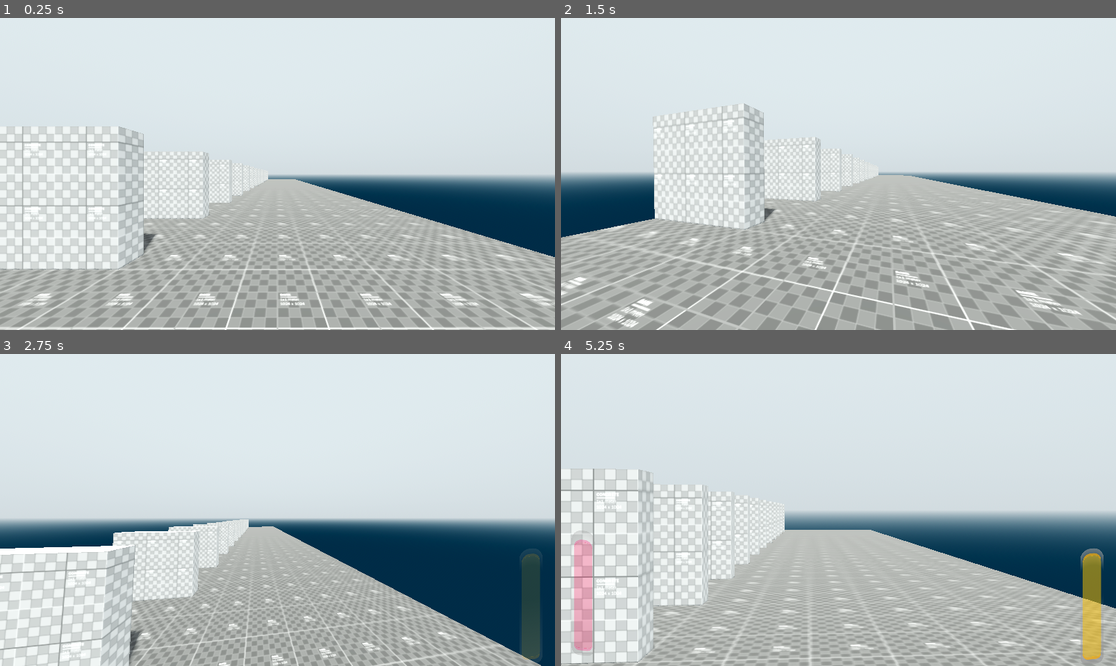
Above: before the commit, frames 1-4 (two rows, left to right).
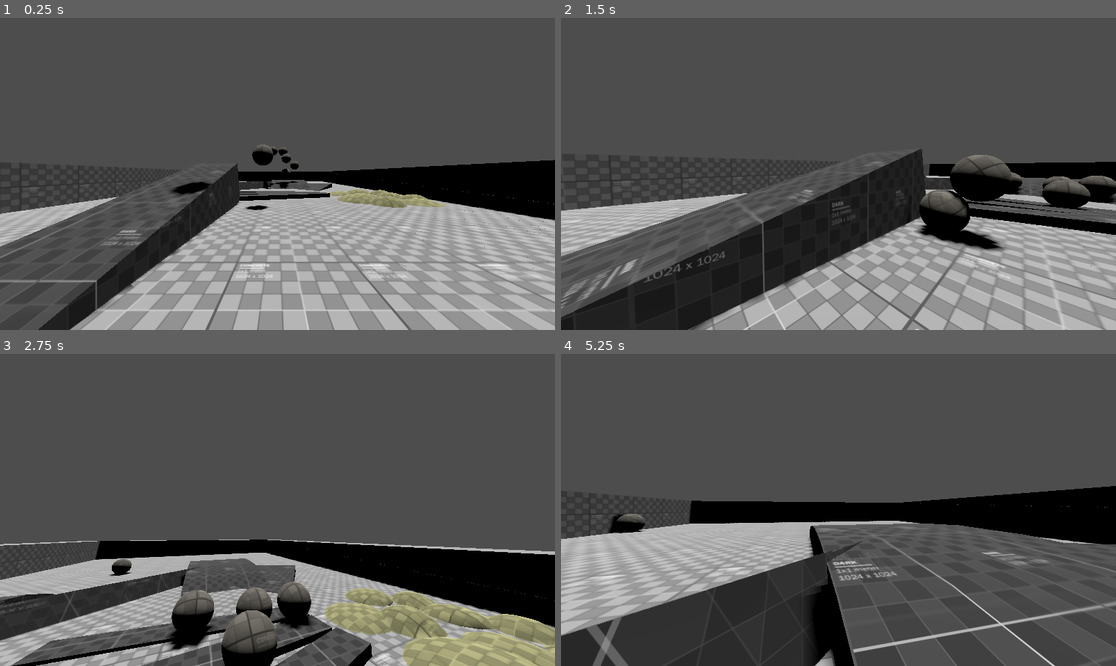
Above: after the commit, the same moments.

Repository: lithopsiouu/TRIMOLT
Game: Godot game, scene res://Scenes/Test/TestRoom08.tscn
Same seed, same stepped clock (60 frames per second), same inputs: the game is played once before the commit and once after it. Before the commit the project starts from res://Scenes/Test/TestRoom07.tscn.
Inputs (mouse positions are in pixels of both pictures, inside the frame that each line leads up to):
- Up to frame 1 (0.25 s): no input
- Up to frame 2 (1.5 s): tap Enter (ui_accept) at 0.5 s; move the mouse to (866, 174) at 0.52 s; hold Space (Jump) 0.53-1.28 s; hold W (Forward) from 0.53 s (still down); move the mouse to (810, 174) at 1.27 s; tap Ctrl (Crouch) at 1.35 s
- Up to frame 3 (2.75 s): keep holding W (Forward); tap Space (Jump) at 1.52, 1.55, 1.82, 2.3 s; move the mouse to (288, 503) at 2.02 s; hold Shift (Sprint) from 2.03 s (still down)
- Up to frame 4 (5.25 s): keep holding W (Forward); move the mouse to (832, 516) at 2.77 s; release Shift (Sprint) at 2.78 s; tap Mouse wheel down (scroll_down) at 2.85 s; tap Space (Jump) at 3.02, 3.05, 3.32, 3.77, 3.8, 4.07, 4.52, 4.55, 4.82 s; move the mouse to (877, 513) at 3.52 s; hold Mouse wheel up (scroll_up) 3.53-4.28 s; move the mouse to (794, 506) at 4.27 s; tap Q at 4.35 s; move the mouse to (844, 510) at 5.02 s; hold Space (Jump) from 5.03 s (still down)

The runs differ from the first frame. In frame 1, 86% of the frame differs, in the area x 0-100%, y 0-100%; in frame 2, 90%; in frame 3, 96%; in frame 4, 98%.

Commit message:
rework player movement
created new player controller
controller is physics-based
controller can interact with phys objs
no phys-reactive pushing yet
no crouching yet
controller does not rotate movement with view

Diff:
--- /dev/null
+++ b/Assets/Entities/Physics/ball.tscn
@@ -0,0 +1,24 @@
+[gd_scene load_steps=4 format=3 uid="uid://bgc0y5lq4bv37"]
+
+[ext_resource type="Material" uid="uid://cexymhne5hrbv" path="res://Assets/Materials/tile_concrete_moodyYellow.tres" id="1_28445"]
+
+[sub_resource type="SphereShape3D" id="SphereShape3D_i3wjr"]
+radius = 0.25
+
+[sub_resource type="SphereMesh" id="SphereMesh_fn8fn"]
+material = ExtResource("1_28445")
+radius = 0.25
+height = 0.5
+
+[node name="Ball" type="RigidBody3D"]
+process_mode = 3
+physics_interpolation_mode = 1
+transform = Transform3D(1, 0, 0, 0, 1, 0, 0, 0, 1, 0.813094, 1.59932, -1.71236)
+collision_layer = 2
+collision_mask = 1795
+
+[node name="CollisionShape3D" type="CollisionShape3D" parent="."]
+shape = SubResource("SphereShape3D_i3wjr")
+
+[node name="Mesh" type="MeshInstance3D" parent="."]
+mesh = SubResource("SphereMesh_fn8fn")
--- a/Assets/Entities/Player/player.tscn
+++ b/Assets/Entities/Player/player.tscn
@@ -45,6 +45,7 @@
 axis_lock_angular_y = true
 axis_lock_angular_z = true
 platform_floor_layers = 4294902016
+platform_wall_layers = 512
 script = ExtResource("1_rq5mj")
 
 [node name="Collider" type="CollisionShape3D" parent="Body"]
--- /dev/null
+++ b/Assets/Materials/Physics/PlayerPhysMaterial.tres
@@ -0,0 +1,4 @@
+[gd_resource type="PhysicsMaterial" format=3 uid="uid://6u3ecb4i6wfg"]
+
+[resource]
+friction = 0.0
--- /dev/null
+++ b/Scenes/Test/TestRoom08.tscn
@@ -0,0 +1,287 @@
+[gd_scene load_steps=14 format=3 uid="uid://c6fd1pm3iaj4m"]
+
+[ext_resource type="Material" uid="uid://bclljgmw3n7ur" path="res://Assets/Materials/tile_concrete_white.tres" id="1_ak0bk"]
+[ext_resource type="Material" uid="uid://cbhhpnpt0jj6n" path="res://Assets/Materials/tile_dark.tres" id="2_1hw4c"]
+[ext_resource type="Material" uid="uid://cmqeeb11r3ork" path="res://Assets/Materials/tile_concrete_yellow.tres" id="3_0nqo3"]
+[ext_resource type="PackedScene" uid="uid://bgc0y5lq4bv37" path="res://Assets/Entities/Physics/ball.tscn" id="5_em304"]
+[ext_resource type="Material" uid="uid://cexymhne5hrbv" path="res://Assets/Materials/tile_concrete_moodyYellow.tres" id="5_pu3x1"]
+[ext_resource type="PhysicsMaterial" uid="uid://6u3ecb4i6wfg" path="res://Assets/Materials/Physics/PlayerPhysMaterial.tres" id="6_b637c"]
+[ext_resource type="Material" uid="uid://wm1sb5jonltv" path="res://Assets/Materials/tile_concrete_teal.tres" id="6_e015r"]
+[ext_resource type="Script" path="res://Scenes/Test/rigid_body_player.gd" id="7_u6bac"]
+
+[sub_resource type="SphereShape3D" id="SphereShape3D_i3wjr"]
+radius = 0.25
+
+[sub_resource type="SphereMesh" id="SphereMesh_fn8fn"]
+material = ExtResource("5_pu3x1")
+radius = 0.25
+height = 0.5
+
+[sub_resource type="CapsuleShape3D" id="CapsuleShape3D_uh0v7"]
+radius = 0.25
+height = 0.6
+
+[sub_resource type="CapsuleMesh" id="CapsuleMesh_ow3ka"]
+material = ExtResource("6_e015r")
+radius = 0.3
+height = 0.6
+
+[sub_resource type="CylinderShape3D" id="CylinderShape3D_4lg5o"]
+height = 0.2
+radius = 0.25
+
+[node name="World" type="Node3D"]
+
+[node name="DirectionalLight3D" type="DirectionalLight3D" parent="."]
+transform = Transform3D(-0.866025, -0.489074, 0.103956, 0, 0.207912, 0.978148, -0.5, 0.847101, -0.180057, 0, 0, 0)
+shadow_enabled = true
+
+[node name="Environment" type="Node3D" parent="."]
+
+[node name="CSG" type="CSGCombiner3D" parent="Environment"]
+calculate_tangents = false
+use_collision = true
+collision_layer = 1280
+collision_mask = 3
+
+[node name="main ground" type="CSGBox3D" parent="Environment/CSG"]
+size = Vector3(10, 1, 20)
+material = ExtResource("1_ak0bk")
+
+[node name="CSGCylinder3D" type="CSGCylinder3D" parent="Environment/CSG"]
+transform = Transform3D(-2.18557e-08, 1, 0, -0.5, -4.37114e-08, 0, 0, 0, 1, -3, 0.0797048, 0)
+radius = 1.736
+sides = 20
+material = ExtResource("2_1hw4c")
+
+[node name="CSGCylinder3D2" type="CSGCylinder3D" parent="Environment/CSG"]
+transform = Transform3D(-1.09278e-08, 1, 0, -0.25, -4.37114e-08, 0, 0, 0, 1, 1, 0.321168, -3)
+radius = 2.25
+sides = 20
+material = ExtResource("2_1hw4c")
+
+[node name="CSGBox3D" type="CSGBox3D" parent="Environment/CSG"]
+transform = Transform3D(0.72673, -0.241497, 0.643072, -0.0110485, 0.931934, 0.362461, -0.686834, -0.270516, 0.674597, -1.12212, 0.333688, -1.7436)
+size = Vector3(3.615, 0.58, 1.49)
+material = ExtResource("2_1hw4c")
+
+[node name="CSGBox3D2" type="CSGBox3D" parent="Environment/CSG"]
+transform = Transform3D(-0.528466, -0.0731539, -0.845796, -0.0978474, 0.99489, -0.0249126, 0.843297, 0.0695936, -0.532924, 1.80699, 0.333689, -1.03546)
+size = Vector3(3.475, 0.425, 1.81)
+material = ExtResource("2_1hw4c")
+
+[node name="CSGBox3D3" type="CSGBox3D" parent="Environment/CSG"]
+transform = Transform3D(0.995854, 0, -0.0909628, 0, 1, 0, 0.0909628, 0, 0.995854, 0.379327, 0.470506, 0.648541)
+size = Vector3(3.25, 0.13, 0.41)
+material = ExtResource("2_1hw4c")
+
+[node name="CSGBox3D4" type="CSGBox3D" parent="Environment/CSG"]
+transform = Transform3D(0.995799, 0, 0.0915711, 0, 1, 0, -0.0915711, 0, 0.995799, 0.341296, 0.513695, 1.45539)
+size = Vector3(3.25, 0.13, 0.41)
+material = ExtResource("2_1hw4c")
+
+[node name="CSGBox3D5" type="CSGBox3D" parent="Environment/CSG"]
+transform = Transform3D(0.965195, 0, 0.261532, 0, 1, 0, -0.261532, 0, 0.965195, 0.453246, 0.561487, 2.2242)
+size = Vector3(3.25, 0.13, 0.41)
+material = ExtResource("2_1hw4c")
+
+[node name="CSGSphere3D" type="CSGSphere3D" parent="Environment/CSG"]
+transform = Transform3D(1, 0, 0, 0, 1, 0, 0, 0, 1, 3.1742, 0.224979, 1.75769)
+radial_segments = 14
+rings = 9
+material = ExtResource("3_0nqo3")
+
+[node name="CSGSphere3D2" type="CSGSphere3D" parent="Environment/CSG"]
+transform = Transform3D(1, 0, 0, 0, 1, 0, 0, 0, 1, 4.1623, 0.179644, 1.32695)
+radial_segments = 14
+rings = 9
+material = ExtResource("3_0nqo3")
+
+[node name="CSGSphere3D3" type="CSGSphere3D" parent="Environment/CSG"]
+transform = Transform3D(1, 0, 0, 0, 1, 0, 0, 0, 1, 4.41009, 0.164616, 2.50851)
+radial_segments = 14
+rings = 9
+material = ExtResource("3_0nqo3")
+
+[node name="CSGSphere3D4" type="CSGSphere3D" parent="Environment/CSG"]
+transform = Transform3D(1, 0, 0, 0, 1, 0, 0, 0, 1, 3.10852, 0.224236, 3.27141)
+radial_segments = 14
+rings = 9
+material = ExtResource("3_0nqo3")
+
+[node name="CSGSphere3D7" type="CSGSphere3D" parent="Environment/CSG"]
+transform = Transform3D(0.983741, -0.0862042, 0, 0.178684, 0.469809, 0.100414, -0.0180335, -0.047415, 0.994946, 2.63047, 0.349337, 2.57772)
+radius = 0.7
+radial_segments = 14
+rings = 9
+material = ExtResource("3_0nqo3")
+
+[node name="CSGSphere3D8" type="CSGSphere3D" parent="Environment/CSG"]
+transform = Transform3D(0.669438, -0.0269041, -0.74075, 0.129929, 0.475494, 0.0424646, 0.731417, -0.0598429, 0.670437, 2.6703, 0.278199, 1.19082)
+radius = 0.7
+radial_segments = 14
+rings = 9
+material = ExtResource("3_0nqo3")
+
+[node name="CSGSphere3D10" type="CSGSphere3D" parent="Environment/CSG"]
+transform = Transform3D(0.669438, -0.0269041, -0.74075, 0.129929, 0.475494, 0.0424646, 0.731417, -0.0598429, 0.670437, 3.56936, 0.408652, 0.7533)
+radial_segments = 14
+rings = 9
+material = ExtResource("3_0nqo3")
+
+[node name="CSGSphere3D9" type="CSGSphere3D" parent="Environment/CSG"]
+transform = Transform3D(0.651741, 0.0141397, -0.757869, -0.228108, 0.461085, -0.158827, 0.723326, 0.132667, 0.632778, 4.07219, 0.242305, 3.33249)
+radius = 0.7
+radial_segments = 14
+rings = 9
+material = ExtResource("3_0nqo3")
+
+[node name="CSGSphere3D5" type="CSGSphere3D" parent="Environment/CSG"]
+transform = Transform3D(0.985349, -0.0192803, -0.166972, 0.0161672, 0.551477, -0.111326, 0.16978, 0.0593826, 0.979656, 3.56216, 0.322264, 2.62093)
+radial_segments = 14
+rings = 9
+material = ExtResource("3_0nqo3")
+
+[node name="CSGSphere3D6" type="CSGSphere3D" parent="Environment/CSG"]
+transform = Transform3D(0.976171, 0.0965967, -0.129609, -0.147692, 0.5386, 0.190824, 0.158992, -0.0927596, 0.97303, 4.19015, 0.354527, 1.87345)
+radial_segments = 14
+rings = 9
+material = ExtResource("3_0nqo3")
+
+[node name="CSGBox3D6" type="CSGBox3D" parent="Environment/CSG"]
+transform = Transform3D(1, 0, 0, 0, 0.965926, -0.258819, 0, 0.258819, 0.965926, -1.17245, 0.539784, 5.03034)
+size = Vector3(1, 1, 4)
+material = ExtResource("2_1hw4c")
+
+[node name="CSGBox3D7" type="CSGBox3D" parent="Environment/CSG"]
+transform = Transform3D(1, 0, 0, 0, 1, 0, 0, 0, 1, 5.4908, 1, 0)
+size = Vector3(1, 1, 20)
+material = ExtResource("1_ak0bk")
+
+[node name="CSGBox3D8" type="CSGBox3D" parent="Environment/CSG"]
+transform = Transform3D(1, 0, 0, 0, 1, 0, 0, 0, 1, -5.5092, 1, 0)
+size = Vector3(1, 1, 20)
+material = ExtResource("1_ak0bk")
+
+[node name="CSGBox3D9" type="CSGBox3D" parent="Environment/CSG"]
+transform = Transform3D(1, 0, 0, 0, 1, 0, 0, 0, 1, 0, 1, 9)
+size = Vector3(10, 1, 1)
+material = ExtResource("1_ak0bk")
+
+[node name="CSGBox3D10" type="CSGBox3D" parent="Environment/CSG"]
+transform = Transform3D(1, 0, 0, 0, 1, 0, 0, 0, 1, 0, 1, -10)
+size = Vector3(10, 1, 1)
+material = ExtResource("1_ak0bk")
+
+[node name="Ball" parent="Environment" instance=ExtResource("5_em304")]
+
+[node name="Ball2" parent="Environment" instance=ExtResource("5_em304")]
+transform = Transform3D(1, 0, 0, 0, 1, 0, 0, 0, 1, 1.32897, 2.05515, -2.02616)
+
+[node name="Ball4" parent="Environment" instance=ExtResource("5_em304")]
+transform = Transform3D(1, 0, 0, 0, 1, 0, 0, 0, 1, 0.658709, 2.82709, -1.89464)
+
+[node name="Ball5" parent="Environment" instance=ExtResource("5_em304")]
+transform = Transform3D(1, 0, 0, 0, 1, 0, 0, 0, 1, 0.101715, 2.82709, -1.69884)
+
+[node name="Ball3" parent="Environment" instance=ExtResource("5_em304")]
+transform = Transform3D(1, 0, 0, 0, 1, 0, 0, 0, 1, 0.815929, 2.38421, -1.39261)
+
+[node name="Ball100kg" type="RigidBody3D" parent="Environment"]
+process_mode = 3
+physics_interpolation_mode = 1
+transform = Transform3D(1, 0, 0, 0, 1, 0, 0, 0, 1, 0, 2, 3.5)
+collision_layer = 2
+collision_mask = 1795
+mass = 100.0
+
+[node name="CollisionShape3D" type="CollisionShape3D" parent="Environment/Ball100kg"]
+shape = SubResource("SphereShape3D_i3wjr")
+
+[node name="Mesh" type="MeshInstance3D" parent="Environment/Ball100kg"]
+mesh = SubResource("SphereMesh_fn8fn")
+
+[node name="Ball100kg2" type="RigidBody3D" parent="Environment"]
+process_mode = 3
+physics_interpolation_mode = 1
+transform = Transform3D(1, 0, 0, 0, 1, 0, 0, 0, 1, 0, 9.89369, 3.5)
+collision_layer = 2
+collision_mask = 1795
+mass = 500.0
+
+[node name="CollisionShape3D" type="CollisionShape3D" parent="Environment/Ball100kg2"]
+shape = SubResource("SphereShape3D_i3wjr")
+
+[node name="Mesh" type="MeshInstance3D" parent="Environment/Ball100kg2"]
+mesh = SubResource("SphereMesh_fn8fn")
+
+[node name="Ruler" type="CSGCombiner3D" parent="Environment"]
+
+[node name="CSGBox3D" type="CSGBox3D" parent="Environment/Ruler"]
+transform = Transform3D(-4.37114e-08, 0, 1, 0, 1, 0, -1, 0, -4.37114e-08, -0.375, 1.5, 7.75)
+size = Vector3(0.5, 2, 0.25)
+material = ExtResource("2_1hw4c")
+
+[node name="RigidBodyPlayer" type="RigidBody3D" parent="."]
+process_mode = 3
+physics_interpolation_mode = 1
+transform = Transform3D(1, 0, 0, 0, 1, 0, 0, 0, 1, 0.347546, 0.722662, 7.42459)
+collision_mask = 1795
+axis_lock_angular_x = true
+axis_lock_angular_y = true
+axis_lock_angular_z = true
+physics_material_override = ExtResource("6_b637c")
+gravity_scale = 2.0
+continuous_cd = true
+contact_monitor = true
+max_contacts_reported = 1
+script = ExtResource("7_u6bac")
+jump_velocity = 5
+float_spring_strength = 90
+float_spring_damper = 15.0
+speed = 10.0
+max_speed = 1.8
+stop_speed = 0.725
+view_sensitivity = 50.0
+
+[node name="Collider" type="CollisionShape3D" parent="RigidBodyPlayer"]
+transform = Transform3D(1, 0, 0, 0, 1, 0, 0, 0, 1, 0, 0.45, 0)
+shape = SubResource("CapsuleShape3D_uh0v7")
+
+[node name="Mesh" type="MeshInstance3D" parent="RigidBodyPlayer"]
+transform = Transform3D(1, 0, 0, 0, 1, 0, 0, 0, 1, 0, 0.45, 0)
+mesh = SubResource("CapsuleMesh_ow3ka")
+
+[node name="Head" type="Node3D" parent="RigidBodyPlayer"]
+transform = Transform3D(1, 0, 0, 0, 1, 0, 0, 0, 1, 0, 0.625, 0)
+
+[node name="PlayerCamera" type="Camera3D" parent="RigidBodyPlayer/Head"]
+current = true
+fov = 87.0
+
+[node name="Feet" type="ShapeCast3D" parent="RigidBodyPlayer"]
+transform = Transform3D(1, 0, 0, 0, 1, 0, 0, 0, 1, 0, 0.2, 0)
+shape = SubResource("CylinderShape3D_4lg5o")
+target_position = Vector3(0, -0.3, 0)
+max_results = 1
+collision_mask = 256
+
+[node name="DisableFeet" type="Timer" parent="RigidBodyPlayer"]
+process_callback = 0
+wait_time = 0.4
+one_shot = true
+
+[node name="EnableJump" type="Timer" parent="RigidBodyPlayer"]
+wait_time = 0.4
+one_shot = true
+
+[node name="HeightControl" type="RayCast3D" parent="RigidBodyPlayer"]
+transform = Transform3D(1, 0, 0, 0, 1, 0, 0, 0, 1, 0, 0.2, 0)
+collision_mask = 1282
+
+[node name="Camera3D" type="Camera3D" parent="."]
+transform = Transform3D(-4.37114e-08, 0, 1, 0, 1, 0, -1, 0, -4.37114e-08, 1.69024, 0.675699, 7.43908)
+fov = 86.5
+
+[connection signal="timeout" from="RigidBodyPlayer/DisableFeet" to="RigidBodyPlayer" method="_on_disable_feet_timeout"]
+[connection signal="timeout" from="RigidBodyPlayer/EnableJump" to="RigidBodyPlayer" method="_on_enable_jump_timeout"]
--- /dev/null
+++ b/Scenes/Test/rigid_body_player.gd
@@ -0,0 +1,110 @@
+extends RigidBody3D
+
+@export var jump_velocity = 15
+@export var float_spring_strength = 25
+@export var float_spring_damper = 1.0
+var spring_rest_offset = 0.4
+@export var speed = 18.0
+@export var max_speed = 2.0
+@export_range (0.1, 1.0) var stop_speed = 0.9
+
+var velocity = Vector3()
+
+var mouse_input = Vector2()
+
+@onready var head = $Head
+@onready var camera: Camera3D = $Head/PlayerCamera
+@onready var collider: CollisionShape3D = $Collider
+@onready var feet: ShapeCast3D = $Feet
+@onready var height_contrl: RayCast3D = $HeightControl
+@onready var disbl_feet_timr: Timer = $DisableFeet
+@onready var enabl_jump_timr: Timer = $EnableJump
+
+@export var view_sensitivity = 10.0
+var is_on_floor = false
+var jumping = false
+var canJump = true
+var move_input
+
+# Called when the node enters the scene tree for the first time.
+func _ready() -> void:
+	linear_damp = 1.0
+	Input.mouse_mode = Input.MOUSE_MODE_CAPTURED
+
+
+# Called every frame. 'delta' is the elapsed time since the previous frame.
+func _physics_process(delta: float) -> void:
+	is_on_floor = false
+	constant_force.y = 0
+
+	if feet.is_colliding():
+		is_on_floor = true
+		jumping = false
+		force_body_up()
+
+	move_input = Input.get_vector("Left", "Right", "Forward", "Backward")
+	var dir = Vector3(move_input.x, 0, move_input.y)
+	velocity = dir * speed
+	if move_input.length() > 0.2:
+		apply_central_force(velocity) # add equation to "rotate" velocity with camera view
+		linear_velocity.x = clamp(linear_velocity.x, -max_speed, max_speed)
+		linear_velocity.z = clamp(linear_velocity.z, -max_speed, max_speed)
+	elif not is_on_floor:
+		constant_force.x = 0
+		constant_force.z = 0
+	else:
+		constant_force.x = 0
+		constant_force.z = 0
+		linear_velocity.x = linear_velocity.x * stop_speed
+		linear_velocity.z = linear_velocity.z * stop_speed
+
+	camera.rotation_degrees.x -= mouse_input.y * view_sensitivity * delta
+	camera.rotation_degrees.x = clamp(camera.rotation_degrees.x, -80, 80)
+	head.rotation_degrees.y -= mouse_input.x * view_sensitivity * delta
+	mouse_input = Vector2.ZERO
+
+	if Input.is_action_pressed("Jump") and is_on_floor and canJump:
+		jump()
+
+func _input(event):
+	if event is InputEventMouseMotion:
+		mouse_input = event.relative
+
+func force_body_up():
+	var other_vel = Vector3.ZERO
+	var hit_body = height_contrl.get_collider()
+
+	if hit_body != null and hit_body.get("linear_velocity") != null:
+		other_vel = hit_body.get("linear_velocity")
+
+	var ray_dir_vel = Vector3.DOWN.dot(linear_velocity)
+	var other_dir_vel = Vector3.DOWN.dot(other_vel)
+
+	var rel_vel = ray_dir_vel - other_dir_vel
+
+	var dist_to_ground = (position.distance_to(height_contrl.get_collision_point()) -spring_rest_offset) #position offset from height_contrl
+
+	var spring_force = (dist_to_ground * float_spring_strength) - (rel_vel * float_spring_damper)
+
+	add_constant_force(Vector3.DOWN * spring_force)
+
+	if hit_body != null:
+		hit_body
+
+func jump():
+	apply_impulse(Vector3.UP * jump_velocity)
+	is_on_floor = false
+	jumping = true
+	canJump = false
+	disable_feet()
+
+func disable_feet():
+	feet.enabled = false
+	disbl_feet_timr.start()
+
+func _on_disable_feet_timeout() -> void:
+	feet.enabled = true
+	enabl_jump_timr.start()
+
+func _on_enable_jump_timeout() -> void:
+	canJump = true
--- a/project.godot
+++ b/project.godot
@@ -11,7 +11,7 @@
 [application]
 
 config/name="I Refuse To Take My Own Life"
-run/main_scene="res://Scenes/Test/TestRoom07.tscn"
+run/main_scene="res://Scenes/Test/TestRoom08.tscn"
 config/features=PackedStringArray("4.3", "Mobile")
 config/icon="res://icon.svg"
 
@@ -122,7 +122,7 @@
 
 [physics]
 
-3d/default_gravity=20.0
+3d/physics_engine="Jolt Physics (Extension)"
 
 [rendering]
 
Not shown, added: Addons/godot-jolt/LICENSE.txt
Not shown, added: Addons/godot-jolt/THIRDPARTY.txt
Not shown, added: Assets/Materials/Textures/veiny.png.import
Not shown, added: Addons/godot-jolt/android/libgodot-jolt_android-arm32.so
Not shown, added: Addons/godot-jolt/android/libgodot-jolt_android-arm32_editor.so
Not shown, added: Addons/godot-jolt/android/libgodot-jolt_android-arm64.so
Not shown, added: Addons/godot-jolt/android/libgodot-jolt_android-arm64_editor.so
Not shown, added: Addons/godot-jolt/android/libgodot-jolt_android-x64.so
Not shown, added: Addons/godot-jolt/android/libgodot-jolt_android-x64_editor.so
Not shown, added: Addons/godot-jolt/android/libgodot-jolt_android-x86.so
Not shown, added: Addons/godot-jolt/android/libgodot-jolt_android-x86_editor.so
Not shown, added: Addons/godot-jolt/godot-jolt.gdextension
(and 18 more such lines)
